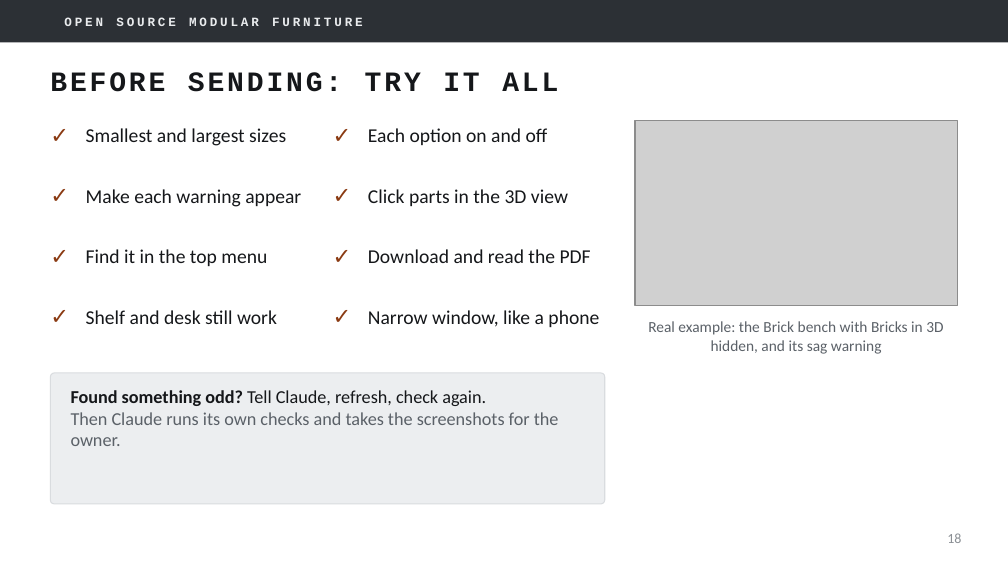
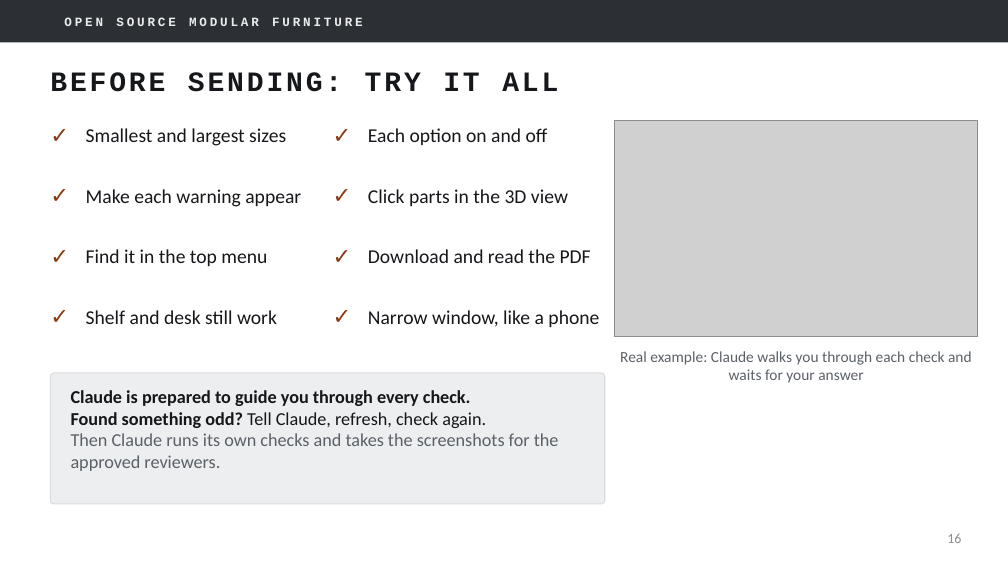
Before and after one commit to mfprado/acrylic-furniture, a slide deck: slide 16 of docs/contributing-guide.pptx (slide 18 before the commit). Drawn at 1008x567 pixels with LibreOffice and Linux fonts; fonts in the diff are those of the drawing; grey boxes stand for pictures; background and template pictures are left out. Boxes give left, top, right and bottom in pixels: in the first picture for what was removed or moved away, otherwise in the second. Text is boxed around its words. In the diff, an @@ line names an element or a change of style, - is before the commit and + after.

```diff
--- a/docs/contributing-guide.pptx
+++ b/docs/contributing-guide.pptx
@@ picture: place and size @@
-picture at [635, 121, 958, 305]
+picture at [615, 121, 978, 337]
@@ text at [620, 351, 972, 383]: text changed @@
-Real example: the Brick bench with Bricks in 3D hidden, and its sag warning
+Real example: Claude walks you through each check and waits for your answer
@@ text at [71, 390, 471, 406]: paragraph added @@
+Claude is prepared to guide you through every check.
@@ text at [71, 433, 559, 471]: text changed @@
-Then Claude runs its own checks and takes the screenshots for the owner.
+Then Claude runs its own checks and takes the screenshots for the approved reviewers.
```
Also in this commit, not shown: 6 other slides changed, 2 slides removed.
